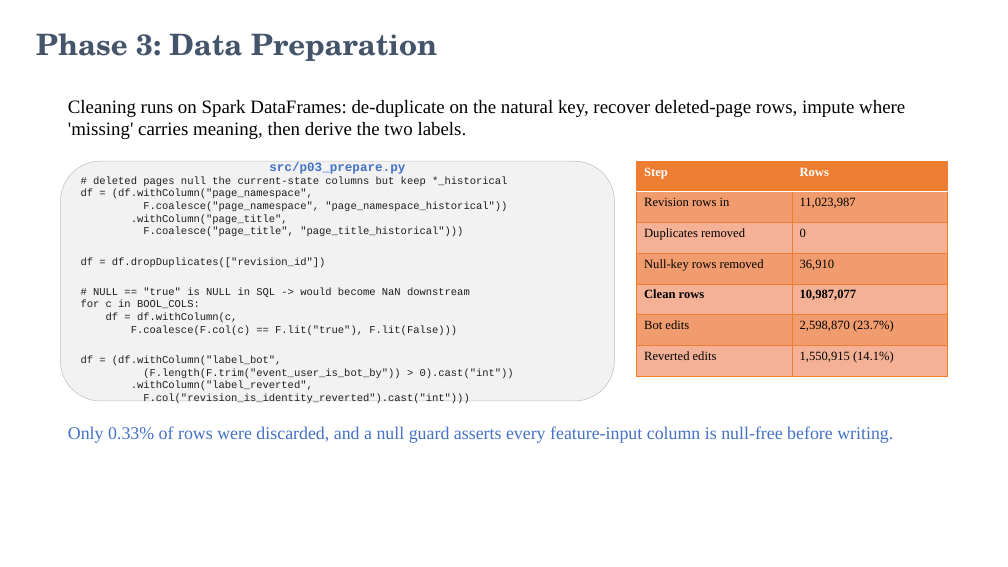
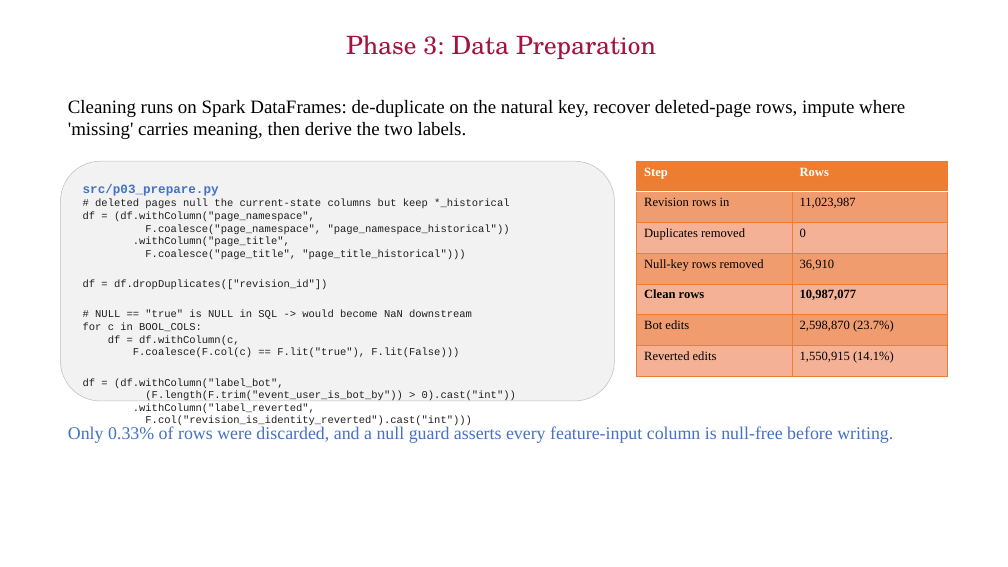
Before and after one commit to CognacStealer/BIgData, a slide deck: slide 8 of reports/MMDS_EndSem_Wikimedia_Bot_Detection.pptx. Drawn at 1008x567 pixels with LibreOffice and Linux fonts; fonts in the diff are those of the drawing; background and template pictures are left out. Boxes give left, top, right and bottom in pixels: in the first picture for what was removed or moved away, otherwise in the second. Text is boxed around its words. In the diff, an @@ line names an element or a change of style, - is before the commit and + after.

```diff
--- a/reports/MMDS_EndSem_Wikimedia_Bot_Detection.pptx
+++ b/reports/MMDS_EndSem_Wikimedia_Bot_Detection.pptx
@@ title "Phase 3: Data Preparation" at box(346, 35, 656, 59): size 28 to 24 pt, text colour #44546A to #A4123F, bold off; alignment left to centre @@
@@ rounded rectangle "src/p03_prepare.py" at box(60, 161, 615, 401): vertical alignment middle to top @@
@@ text in rounded rectangle at box(83, 184, 219, 196): alignment centre to left @@
```
Also in this commit, not shown: 22 other slides changed, 2 other files.
